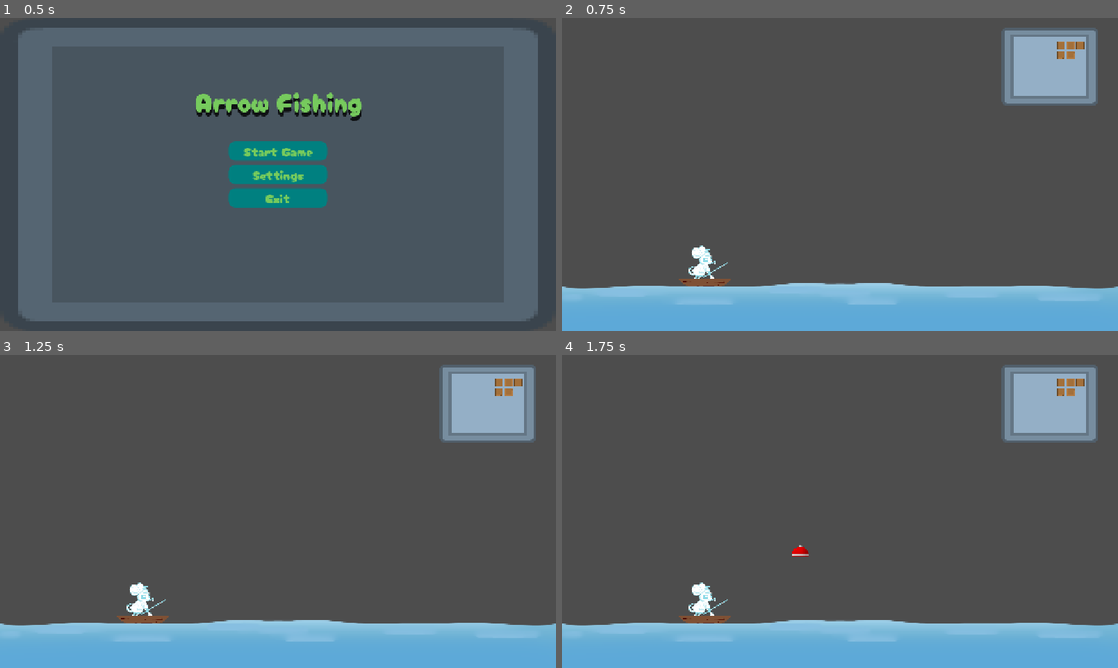
Above: before the commit, frames 1-4 (two rows, left to right).
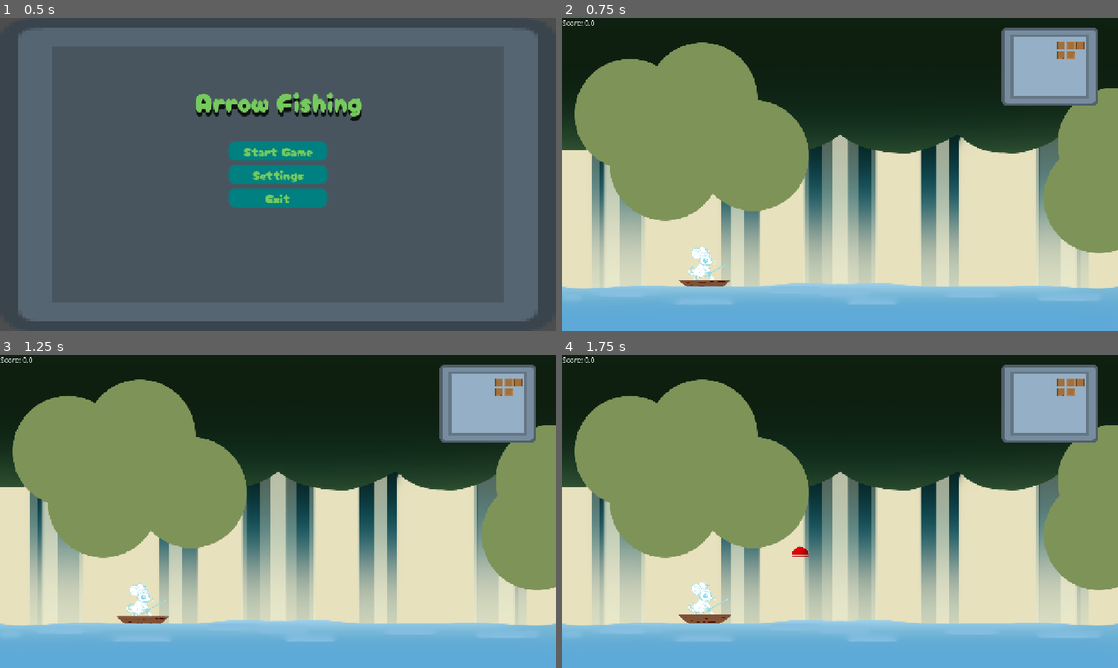
Above: after the commit, the same moments.

Repository: Meoah/Team-Awesome
Game: Godot game, scene res://scenes/game/main_menu.tscn
The game is run twice, just before and just after one commit, with the same random seed, the same clock (stepped at 60 frames per second) and the same inputs.
Inputs:
- Up to frame 1 (0.5 s): no input
- Up to frame 2 (0.75 s): click "Start Game" at 0.5 s
- Up to frame 3 (1.25 s): no input
- Up to frame 4 (1.75 s): tap Enter (ui_accept) at 1.25, 1.52 s; hold Right (Right) from 1.28 s (still down)

Frame 1 is identical in both runs. In frame 2, 81% of the frame differs, in the area x 0-100%, y 0-87%; in frame 3, 81%; in frame 4, 81%.

Commit message:
Score functionality and Background image

Diff:
--- a/project.godot
+++ b/project.godot
@@ -22,6 +22,7 @@
 [autoload]
 
 Inventory="*res://scripts/ui/inventory.gd"
+player_data="*res://scripts/system/player_data.gd"
 
 [display]
 
--- a/scenes/game/daytime_main.tscn
+++ b/scenes/game/daytime_main.tscn
@@ -1,20 +1,26 @@
-[gd_scene load_steps=8 format=3 uid="uid://4wis367byvft"]
+[gd_scene load_steps=9 format=3 uid="uid://4wis367byvft"]
 
 [ext_resource type="Script" uid="uid://n3jjvqnan6hy" path="res://scripts/game/daytime_main.gd" id="1_2jsv6"]
 [ext_resource type="PackedScene" uid="uid://c4g7xtu4dc0po" path="res://scenes/actors/main_character.tscn" id="1_oxlu7"]
 [ext_resource type="PackedScene" uid="uid://dptqmpmoflqxv" path="res://scenes/ui/inventory_ui.tscn" id="2_crqjc"]
 [ext_resource type="PackedScene" uid="uid://bbklku0slqk5d" path="res://scenes/ui/arrows.tscn" id="2_kebv3"]
 [ext_resource type="PackedScene" uid="uid://8rtag1fl3an4" path="res://scenes/actors/bobber.tscn" id="3_6j7wl"]
-[ext_resource type="Texture2D" uid="uid://dd3ee7km1o5o3" path="res://assets/textures/Placeholder_Water.png" id="5_8rhjh"]
+[ext_resource type="Texture2D" uid="uid://diefr1j4j4pji" path="res://assets/textures/background/FishingBGFiller.png" id="3_nw5db"]
+[ext_resource type="Texture2D" uid="uid://dd3ee7km1o5o3" path="res://assets/textures/background/Placeholder_Water.png" id="5_8rhjh"]
 
 [sub_resource type="RectangleShape2D" id="RectangleShape2D_6j7wl"]
 size = Vector2(1280, 89)
 
-[node name="DaytimeMain" type="Node2D" node_paths=PackedStringArray("MC", "Bobber")]
+[node name="DaytimeMain" type="Node2D" node_paths=PackedStringArray("MC", "Bobber", "Score")]
 script = ExtResource("1_2jsv6")
 fishingMinigameScene = ExtResource("2_kebv3")
 MC = NodePath("MainCharacter")
 Bobber = NodePath("Bobber")
+Score = NodePath("Score")
+
+[node name="Background" type="Sprite2D" parent="."]
+position = Vector2(640, 360)
+texture = ExtResource("3_nw5db")
 
 [node name="MainCharacter" parent="." instance=ExtResource("1_oxlu7")]
 position = Vector2(329.00003, 583)
@@ -34,4 +40,9 @@
 [node name="Sprite2D" type="Sprite2D" parent="Water"]
 texture = ExtResource("5_8rhjh")
 
+[node name="Score" type="Label" parent="."]
+offset_right = 40.0
+offset_bottom = 23.0
+text = "placeholder"
+
 [connection signal="body_entered" from="Water" to="." method="_on_water_body_entered"]
--- a/scripts/game/daytime_main.gd
+++ b/scripts/game/daytime_main.gd
@@ -5,22 +5,29 @@
 #TODO Make these their own class and animate from their own scripts
 @export var MC : Sprite2D
 @export var Bobber : RigidBody2D
+@export var Score : Label
 
 var timeSinceCast : float = 0.0
 var bobberActive : bool = false
 var bobberInWater : bool = false
 var fishReady : bool = false
 var fishTimer : float = 0.0
+var boatTimer : float = 0.0
+
+var MCOriginY : float = 0.0
 
 #Placeholder
 var bobTime : float = 0.0
 var bobOriginY : float = 0.0
 
 func _ready() -> void:
+	Score.text = "Score: " + str(player_data.get_score())
+	MCOriginY = MC.global_position.y
 	fishTimer = randf() * 5
 
 func _process(delta: float) -> void:
 	timeSinceCast += delta
+	boatTimer += delta
 	if Input.is_action_just_pressed("ui_accept") && !bobberActive:
 		bobberActive = true
 		Bobber.set_freeze_enabled(false)
@@ -44,6 +51,8 @@
 			var minigame = fishingMinigameScene.instantiate()
 			add_child(minigame)
 
+	MC.global_position.y = MCOriginY + sin(boatTimer * 4.0) * 2.0
+
 
 func _on_water_body_entered(body: Node2D) -> void:
 	if body == Bobber && !bobberInWater:
--- /dev/null
+++ b/scripts/system/player_data.gd
@@ -0,0 +1,16 @@
+extends Node
+class_name PlayerData
+
+var playerScore : float = 0.0
+
+func set_score(score : float) -> void:
+	playerScore = score
+
+func add_score(score : float) -> void:
+	playerScore += score
+
+func get_score() -> float:
+	return playerScore
+
+func reset_score() -> void:
+	playerScore = 0.0
Not shown, removed: assets/textures/Placeholder_Water.png.import
Binary file added: assets/textures/background/FishingBGFiller.png
Renamed: assets/textures/Placeholder_Water.png -> assets/textures/background/Placeholder_Water.png
Not shown, added: scripts/system/player_data.gd.uid
